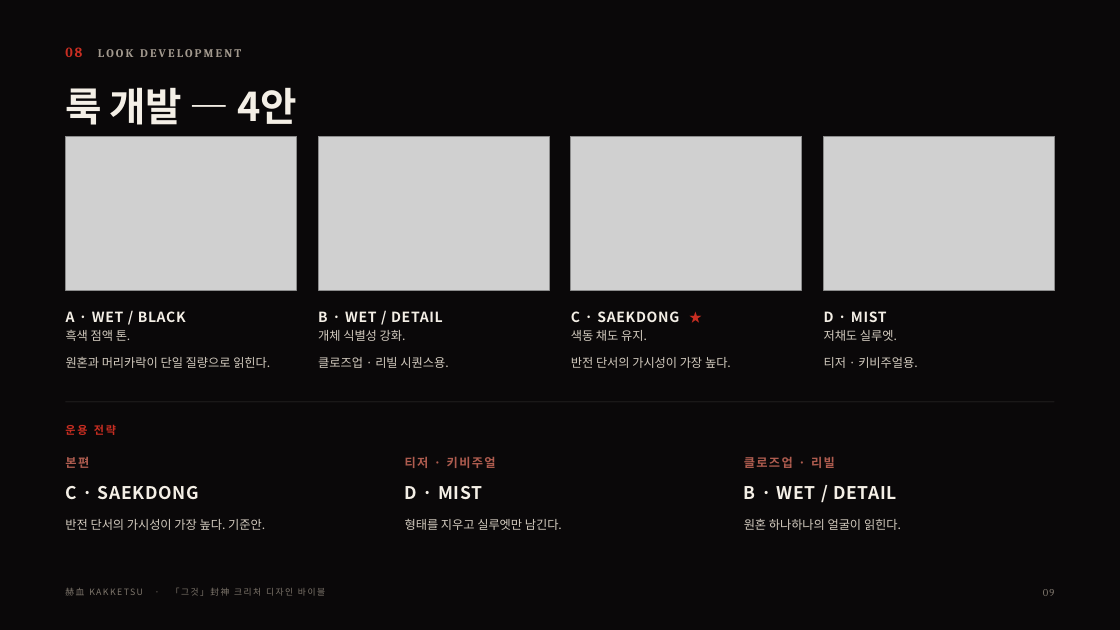
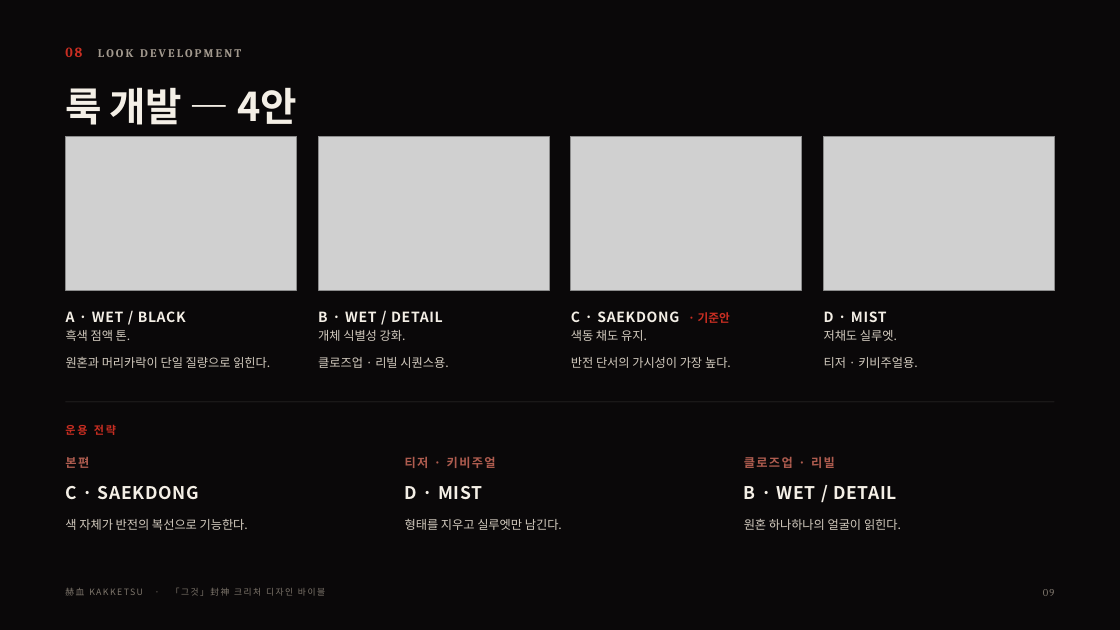
Before and after one commit to yellow8227-cmd/char-counter, a slide deck: slide 10 of kakketsu/build/KAKKETSU_그것_컨셉레퍼런스_KR.pptx. Drawn at 1120x630 pixels with LibreOffice and Linux fonts; fonts in the diff are those of the drawing; grey boxes stand for pictures. Boxes give left, top, right and bottom in pixels: in the first picture for what was removed or moved away, otherwise in the second. Text is boxed around its words. In the diff, an @@ line names an element or a change of style, - is before the commit and + after.

```diff
--- a/kakketsu/build/KAKKETSU_그것_컨셉레퍼런스_KR.pptx
+++ b/kakketsu/build/KAKKETSU_그것_컨셉레퍼런스_KR.pptx
@@ text at [571,311,730,323]: text changed @@
-C · SAEKDONG ★
+C · SAEKDONG · 기준안
@@ text at [65,519,248,530]: text changed @@
-반전 단서의 가시성이 가장 높다. 기준안.
+색 자체가 반전의 복선으로 기능한다.
```
Also in this commit, not shown: 10 other slides changed, 3 other files.
